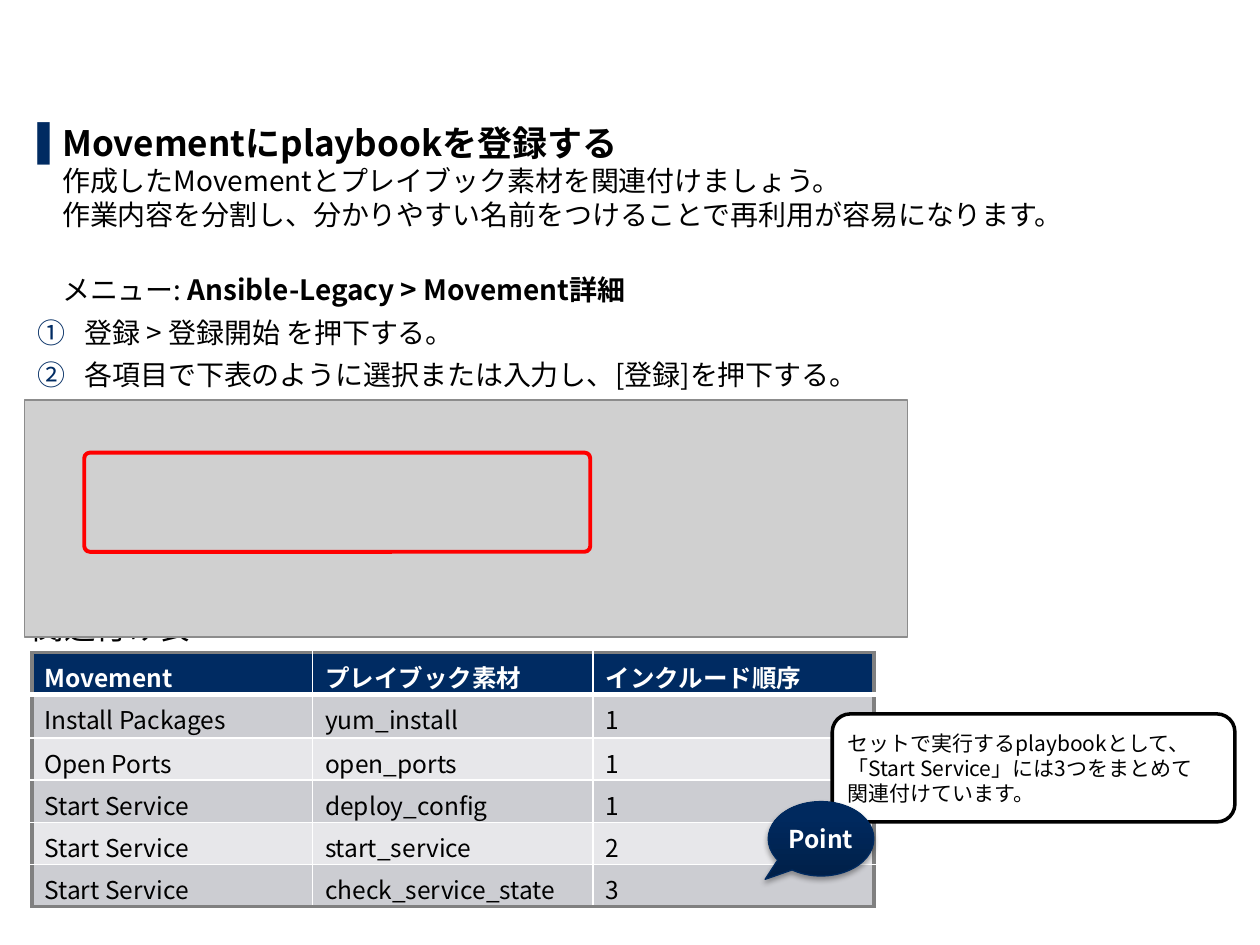
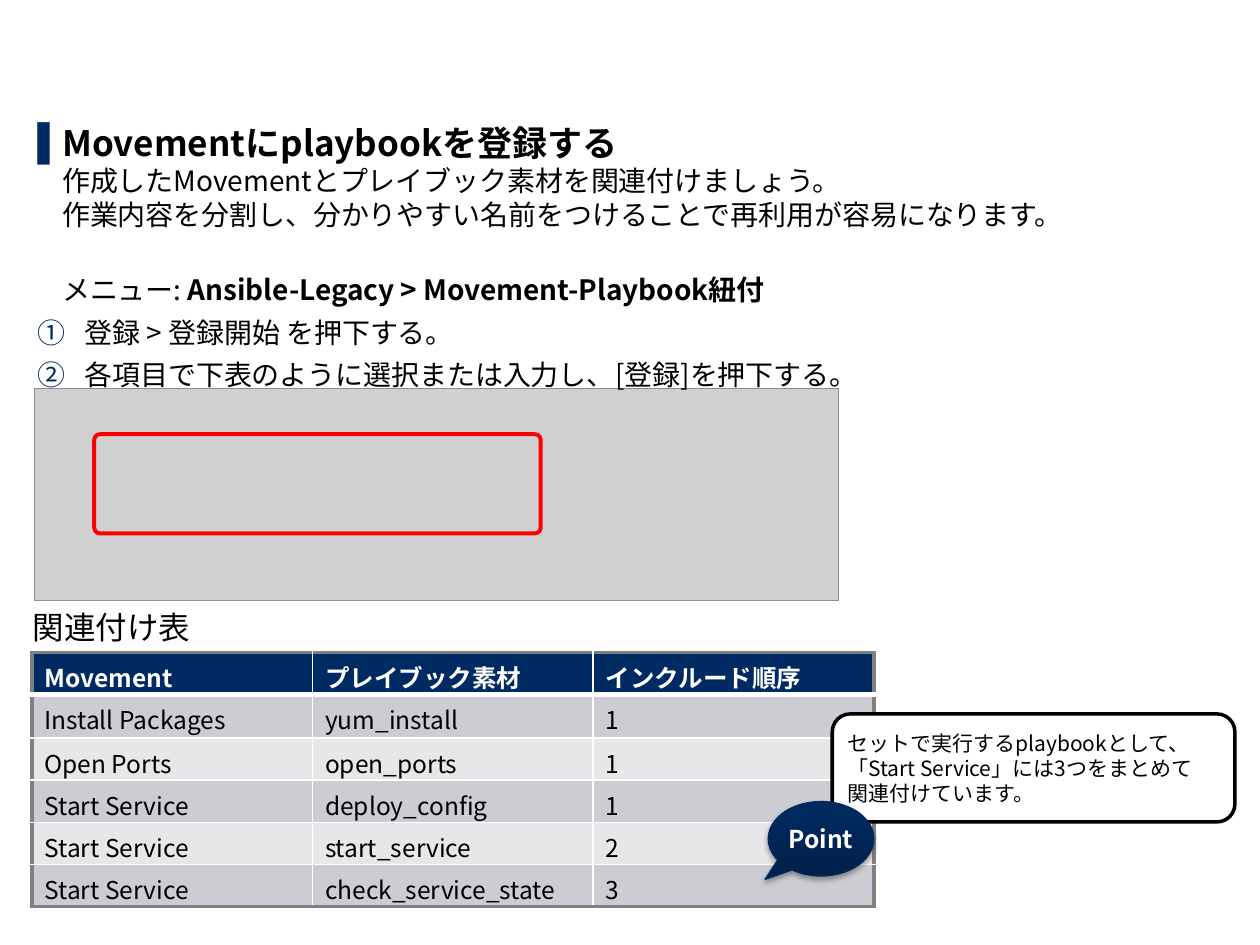
Before and after one commit to exastro-suite/it-automation-docs, a slide deck: slide 13 of asset/Learn_ja/ITA-Ansible-Driver_ja_practice.pptx. Drawn at 1260x945 pixels with LibreOffice and Linux fonts; fonts in the diff are those of the drawing; grey boxes stand for pictures; background and template pictures are left out. Boxes give left, top, right and bottom in pixels: in the first picture for what was removed or moved away, otherwise in the second. Text is boxed around its words. In the diff, an @@ line names an element or a change of style, - is before the commit and + after.

```diff
--- a/asset/Learn_ja/ITA-Ansible-Driver_ja_practice.pptx
+++ b/asset/Learn_ja/ITA-Ansible-Driver_ja_practice.pptx
@@ text at (62,126,1063,307): text changed @@
-▌ Movementにplaybookを登録する
-  作成したMovementとプレイブック素材を関連付けましょう。
-  作業内容を分割し、分かりやすい名前をつけることで再利用が容易になります。
-  メニュー: Ansible-Legacy > Movement詳細
+▌ Movementにplaybookを登録する
+  作成したMovementとプレイブック素材を関連付けましょう。
+  作業内容を分割し、分かりやすい名前をつけることで再利用が容易になります。
+  メニュー: Ansible-Legacy > Movement-Playbook紐付
@@ picture: place and size @@
-picture at (25,401,908,638)
+picture at (34,388,838,600)
@@ rounded rectangle: place and size @@
-rounded rectangle at (84,452,591,552)
+rounded rectangle at (94,435,541,534)
```
Also in this commit, not shown: 19 other slides changed, 1 other file.
